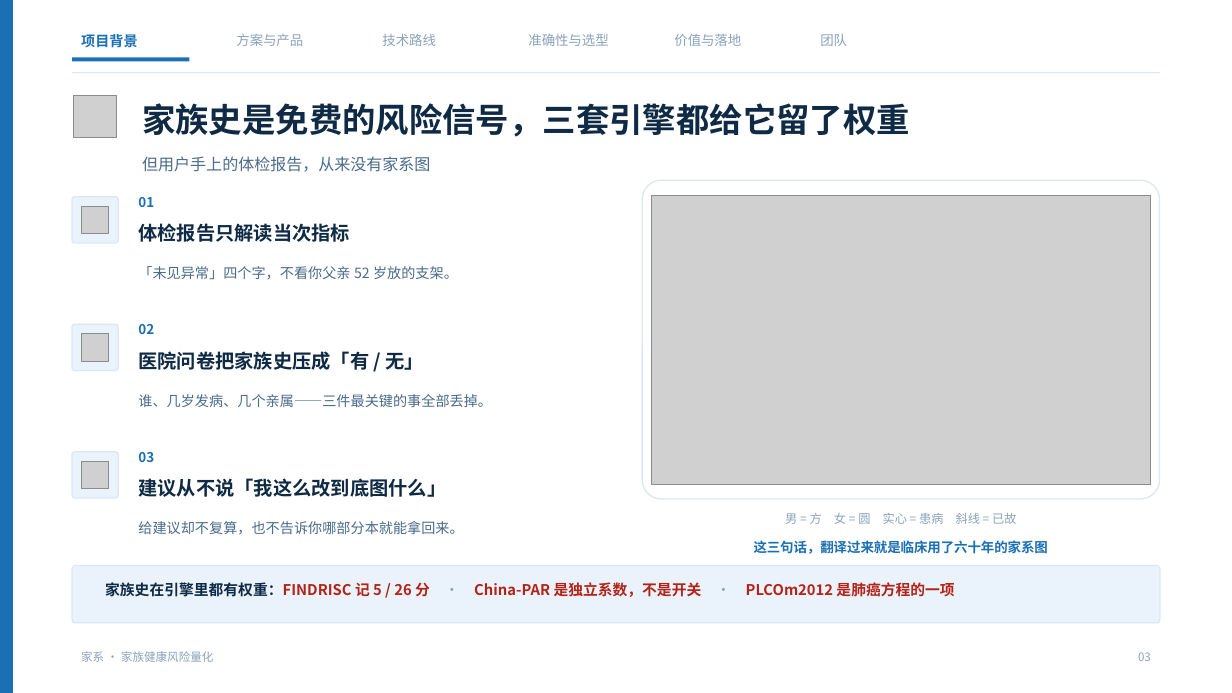
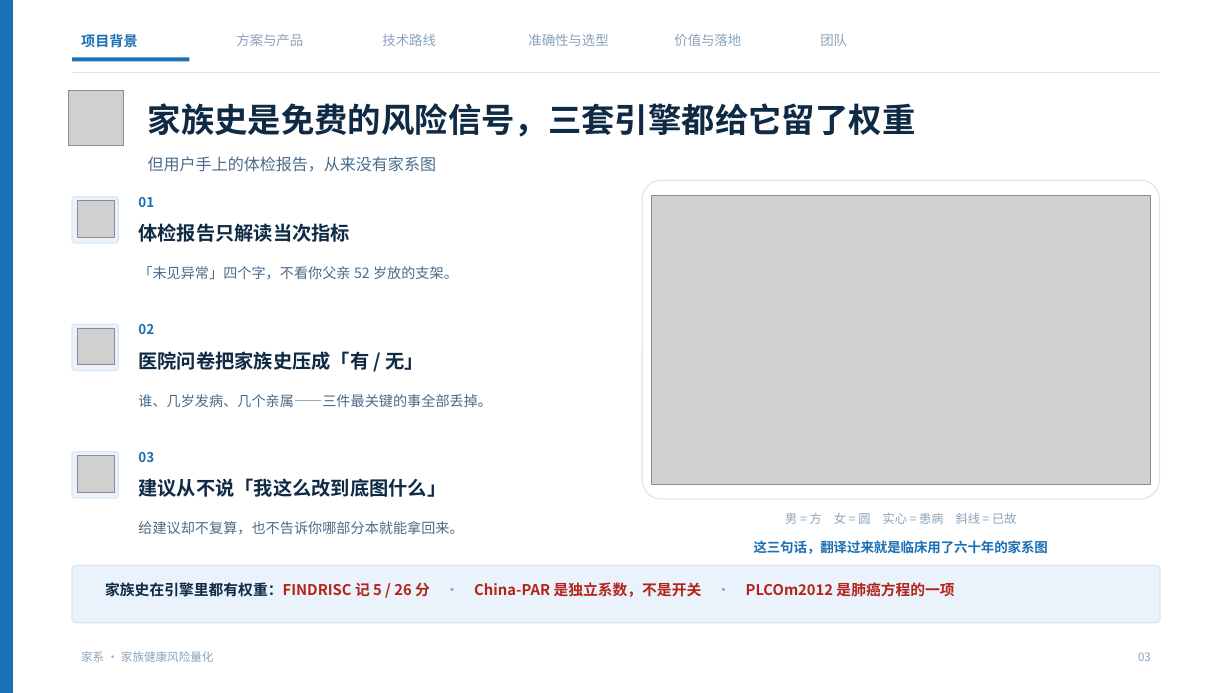
Before and after one commit to NimuStudio/jiaxi, a slide deck: slide 3 of deliverables/家系-答辩-v2.pptx. Drawn at 1232x693 pixels with LibreOffice and Linux fonts; fonts in the diff are those of the drawing; grey boxes stand for pictures; background and template pictures are left out. Boxes give left, top, right and bottom in pixels: in the first picture for what was removed or moved away, otherwise in the second. Text is boxed around its words. In the diff, an @@ line names an element or a change of style, - is before the commit and + after.

Commit message:
docs(deck): 图标加大加重——之前太小太淡，投影下几乎看不见
用户反馈「都没看出来加了图标」，原因是图标尺寸 0.26~0.46 英寸、描边 52/1024，
在 16:9 投影尺寸下被抗锯齿吃掉，加上浅填充 #D2E6F6 与背景对比不足。

改了两处：
1. deck_icons.py：描边 52 -> 68，浅填充 #D2E6F6 -> #BAD8F0（对比度够，仍是双色）
2. 各处尺寸统一放大 40% 左右：
   页面标题图标 0.46 -> 0.60；四步闭环 0.42 -> 0.54；三引擎 0.36 -> 0.50；
   现场动线 0.30 -> 0.40；背景三条 0.30 -> 0.40；隐私四条 0.28 -> 0.38；
   落地清单 0.26 -> 0.34；目录六枚 0.32 -> 0.38

另导出四张预览图到 deliverables/preview/（本地查看用，已加入 .gitignore）。

```diff
--- a/deliverables/家系-答辩-v2.pptx
+++ b/deliverables/家系-答辩-v2.pptx
@@ picture: place and size @@
-picture at (74, 95, 116, 138)
+picture at (68, 91, 124, 146)
@@ text "家族史是免费的风险信号，三套引擎都给它留了权重": place and size @@
-text "家族史是免费的风险信号，三套引擎都给它留了权重" at (142, 103, 910, 137)
+text "家族史是免费的风险信号，三套引擎都给它留了权重" at (148, 103, 916, 137)
@@ text "但用户手上的体检报告，从来没有家系图": place and size @@
-text "但用户手上的体检报告，从来没有家系图" at (142, 156, 430, 172)
+text "但用户手上的体检报告，从来没有家系图" at (148, 156, 436, 172)
@@ picture: place and size @@
-picture at (81, 206, 109, 234)
+picture at (78, 201, 115, 238)
@@ picture: place and size @@
-picture at (81, 334, 109, 361)
+picture at (78, 328, 115, 365)
@@ picture: place and size @@
-picture at (81, 461, 109, 489)
+picture at (78, 456, 115, 493)
```
Also in this commit, not shown: 15 other slides changed, 32 other files.
